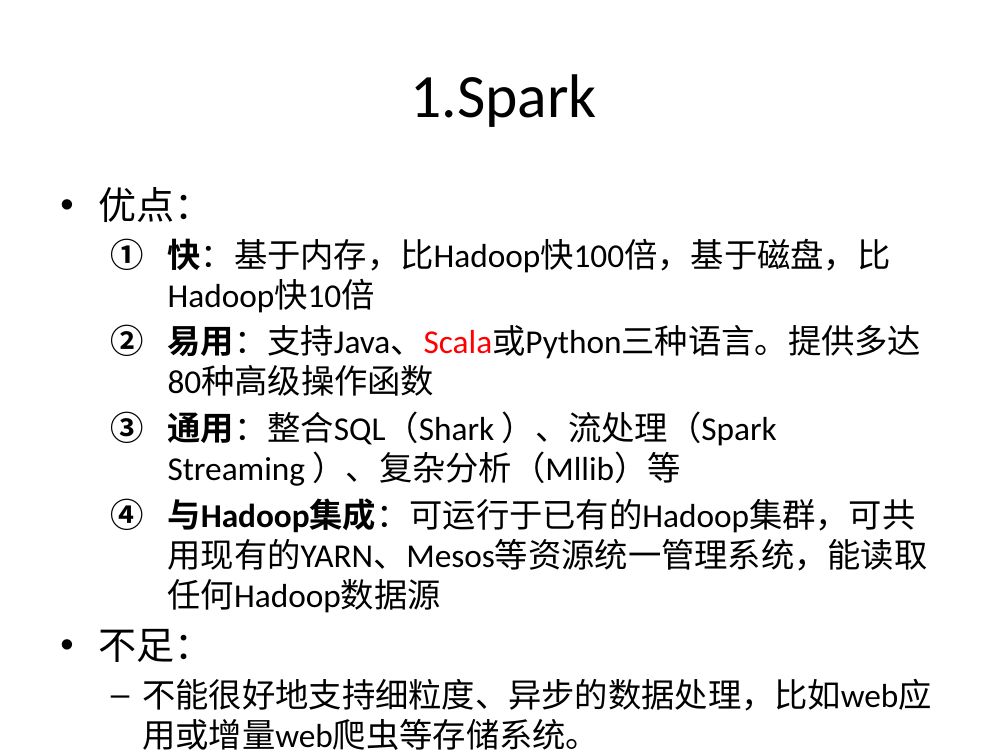
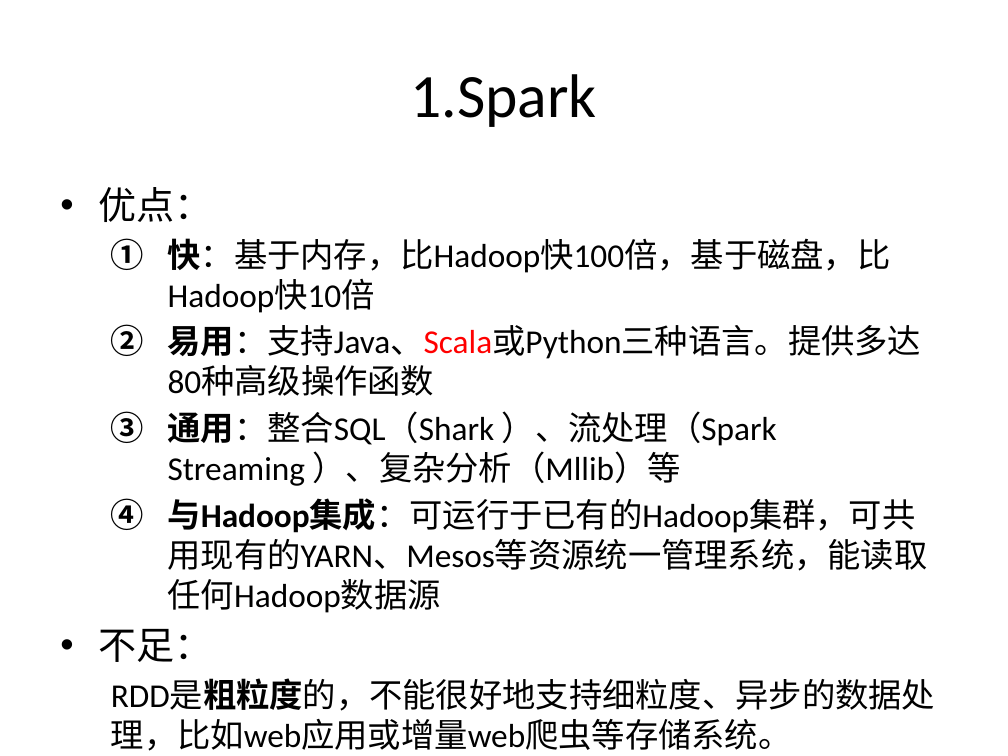
Before and after one commit to wuxingdexian/seminar, a slide deck: slide 10 of 整合.pptx. Drawn at 1008x756 pixels with LibreOffice and Linux fonts; fonts in the diff are those of the drawing. Boxes give left, top, right and bottom in pixels: in the first picture for what was removed or moved away, otherwise in the second. Text is boxed around its words. In the diff, an @@ line names an element or a change of style, - is before the commit and + after.

```diff
--- a/整合.pptx
+++ b/整合.pptx
@@ text at (111, 679, 935, 751): text changed @@
-  – 不能很好地支持细粒度、异步的数据处理，比如web应用或增量web爬虫等存储系统。
+  RDD是粗粒度的，不能很好地支持细粒度、异步的数据处理，比如web应用或增量web爬虫等存储系统。
```
Also in this commit, not shown: 9 other slides changed, 14 slides added, 3 slides removed, 3 other files.
